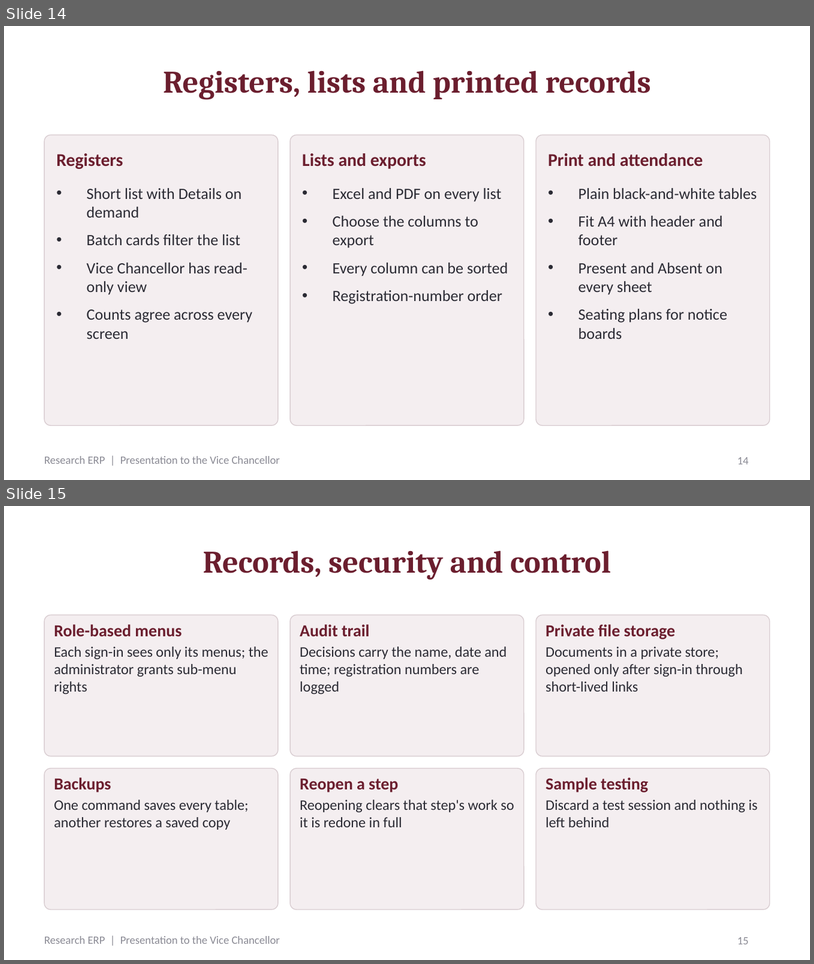
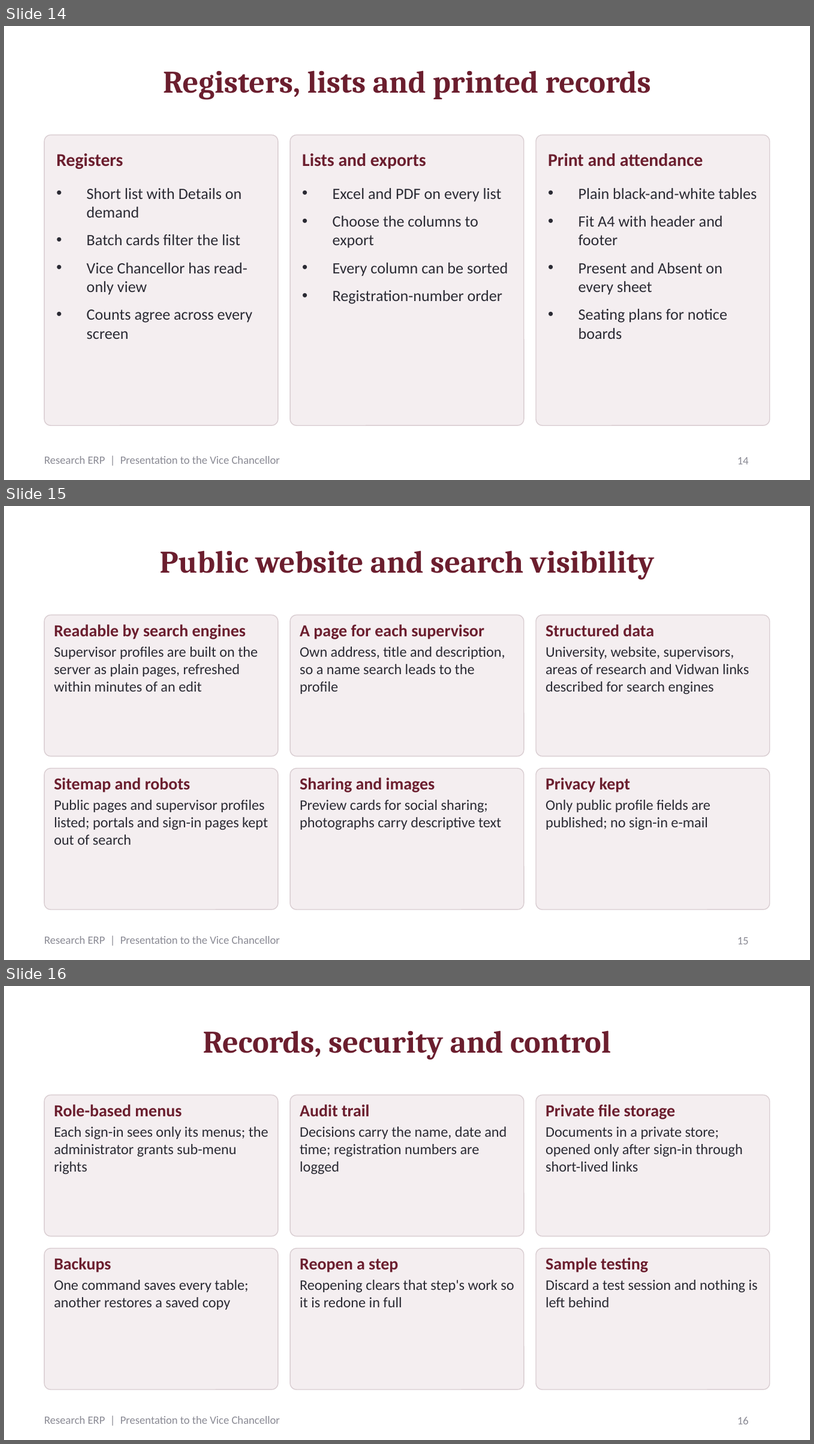
Before and after one commit to deanresearchsju/researcherp, a slide deck: docs/presentation/Research_ERP_Presentation.pptx. Shown one above the other, each under a label of ours: slides 14 and 15 before the commit, slides 14, 15 and 16 after it. The pictures are 814x964 and 814x1444 pixels, drawn with LibreOffice and Linux fonts; fonts in the diff are those of the drawing. Boxes give left, top, right and bottom in pixels: in the first picture for what was removed or moved away, otherwise in the second. Text is boxed around its words. In the diff, an @@ line names an element or a change of style, - is before the commit and + after.

```diff
--- a/docs/presentation/Research_ERP_Presentation.pptx
+++ b/docs/presentation/Research_ERP_Presentation.pptx
@@ slide 15 added at [4, 506, 810, 960], background #FFFFFF; not listed: 1 template element that a slide beside it also shows @@
@@ title added at [160, 550, 655, 580], 28 pt, text #6B1E2E, bold @@
+Public website and search visibility
@@ rounded rectangle added at [44, 615, 278, 756], fill #F4EEF0, outline #D9CDD1 0.75 pt @@
@@ text added at [54, 624, 258, 691], 13 pt, text #2A2A33 @@
+Readable by search engines
+Supervisor profiles are built on the server as plain pages, refreshed within minutes of an edit
@@ rounded rectangle added at [290, 615, 524, 756], fill #F4EEF0, outline #D9CDD1 0.75 pt @@
@@ text added at [300, 624, 506, 694], 13 pt, text #2A2A33 @@
+A page for each supervisor
+Own address, title and description, so a name search leads to the profile
@@ rounded rectangle added at [536, 615, 770, 756], fill #F4EEF0, outline #D9CDD1 0.75 pt @@
@@ text added at [546, 624, 749, 694], 13 pt, text #2A2A33 @@
+Structured data
+University, website, supervisors, areas of research and Vidwan links described for search engines
@@ rounded rectangle added at [44, 768, 278, 909], fill #F4EEF0, outline #D9CDD1 0.75 pt @@
@@ rounded rectangle added at [290, 768, 524, 909], fill #F4EEF0, outline #D9CDD1 0.75 pt @@
@@ rounded rectangle added at [536, 768, 770, 909], fill #F4EEF0, outline #D9CDD1 0.75 pt @@
@@ text added at [54, 777, 268, 844], 13 pt, text #2A2A33 @@
+Sitemap and robots
+Public pages and supervisor profiles listed; portals and sign-in pages kept out of search
@@ text added at [300, 777, 501, 829], 13 pt, text #2A2A33 @@
+Sharing and images
+Preview cards for social sharing; photographs carry descriptive text
@@ text added at [546, 777, 711, 829], 13 pt, text #2A2A33 @@
+Privacy kept
+Only public profile fields are published; no sign-in e-mail
@@ page number added at [738, 937, 749, 944], 10 pt, text #8A8A94 @@
+15
@@ what was slide 15 is now slide 16 @@
@@ page number at [738, 1416, 749, 1424]: text changed @@
-15
+16
```
Also in this commit, not shown: 1 slide changed, 16 other files.
